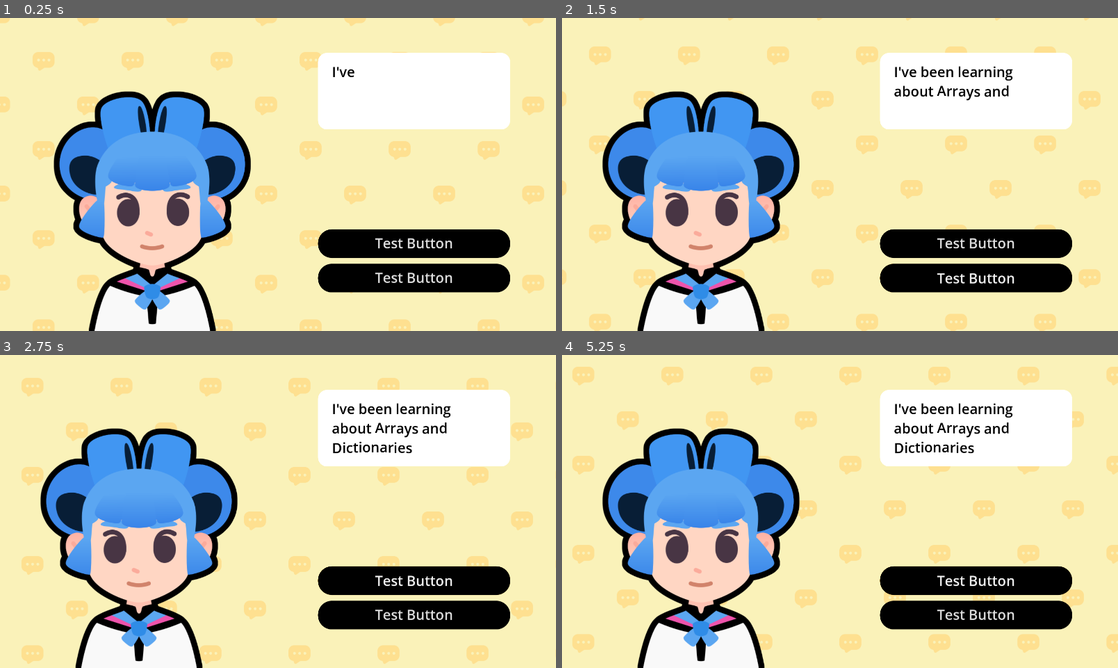
Above: before the commit, frames 1-4 (two rows, left to right).
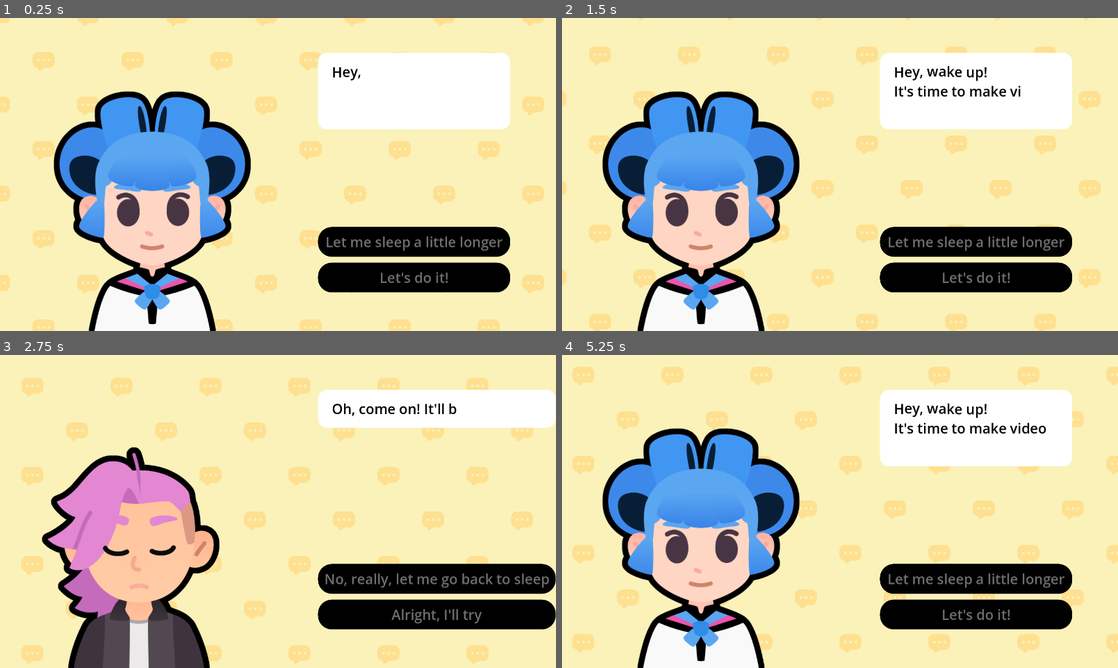
Above: after the commit, the same moments.

Repository: xern0/M8-Starting-a-Dialogue
Game: Godot game, scene res://lessons/dialogue.tscn
The game is run twice, just before and just after one commit, with the same random seed, the same clock (stepped at 60 frames per second) and the same inputs. The project has no main scene, so this scene is started directly. Sound files missing from this copy of the repository are replaced by a short silence.
Inputs (mouse positions are in pixels of both pictures, inside the frame that each line leads up to):
- Up to frame 1 (0.25 s): no input
- Up to frame 2 (1.5 s): click (973, 243) at 0.5 s, where only the run before the commit has a clickable "Test Button"; click (973, 277) at 1.25 s, where only the run before the commit has a clickable "Test Button"
- Up to frame 3 (2.75 s): click (411, 580) at 2 s, where only the run after the commit has a clickable "Let me sleep a little longer"
- Up to frame 4 (5.25 s): click (973, 580) at 2.75 s, where only the run before the commit has a clickable "Test Button"; click (1001, 580) at 3.5 s, where only the run after the commit has a clickable "No, really, let me go back to…"; click (973, 614) at 4.25 s, where only the run before the commit has a clickable "Test Button"; click (973, 580) at 5 s, where only the run before the commit has a clickable "Test Button"

The runs differ from the first frame. In frame 1, 1.6% of the frame differs, in the area x 57-92%, y 15-85%; in frame 2, 2.4%; in frame 3, 29%, in the area x 7-100%, y 11-100%; in frame 4, 2.7%.

Commit message:
Lesson 4 Completed

Diff:
--- a/M08.start_a_dialog_workbook/lessons/dialogue.gd
+++ b/M08.start_a_dialog_workbook/lessons/dialogue.gd
@@ -11,67 +11,64 @@
 	"pink": preload ("res://assets/pink.png")
 }
 
-## An array of dictionaries. Each dictionary has three properties:
+## An array of dictionaries. Each dictionary has four properties:
 ## - expression: a [code]Texture[/code] containing an expression
 ## - text: a [code]String[/code] containing the text the character says
-## - character: a [code]Texture[/code] representing the character
+## - character: a [code]Texture[/code] representing the character, that we extract from the [code]bodies[/code] dictionary
+## - choices: a [code]dictionary[/code] with [code]String[/code] keys and [code]int[/code] values
 var dialogue_items: Array[Dictionary] = [
 	{
 		"expression": expressions["regular"],
-		"text": "I've been learning about [wave]Arrays and Dictionaries[/wave]",
-		"character": bodies["sophia"]
+		"text": "[wave]Hey, wake up![/wave]\nIt's time to make video games.",
+		"character": bodies["sophia"],
+		"choices": {
+			"Let me sleep a little longer": 2,
+			"Let's do it!": 1,
+		},
 	},
 	{
-		"expression": expressions["regular"],
-		"text": "How has it been going?",
-		"character": bodies["pink"]
+		"expression": expressions["happy"],
+		"text": "Great! Your first task will be to write a [b]dialogue tree[/b].",
+		"character": bodies["sophia"],
+		"choices": {
+			"I will do my best": 3,
+			"No, let me go back to sleep": 2,
+		},
 	},
 	{
 		"expression": expressions["sad"],
-		"text": "... Well... it is a little bit [shake]complicated[/shake]!",
-		"character": bodies["sophia"]
-	},
-	{
-		"expression": expressions["sad"],
-		"text": "Oh!",
-		"character": bodies["pink"]
-	},
-	{
-		"expression": expressions["regular"],
-		"text": "I believe in you!",
-		"character": bodies["pink"]
+		"text": "Oh, come on! It'll be fun.",
+		"character": bodies["pink"],
+		"choices": {
+			"No, really, let me go back to sleep": 0,
+			"Alright, I'll try": 1,
+		},
 	},
 	{
 		"expression": expressions["happy"],
-		"text": "If you stick to it, you'll eventually make it!",
-		"character": bodies["pink"]
+		"text": "That's the spirit! [wave]You can do it![/wave]",
+		"character": bodies["pink"],
+		"choices": {"Okay! (Quit)": - 1},
 	},
-	{
-		"expression": expressions["happy"],
-		"text": "That's it! Let's [tornado freq=3.0][rainbow val=1.0]GOOOOOO!!![/rainbow][/tornado]",
-		"character": bodies["sophia"]
-	}
 ]
-
 
 ## UI element that shows the texts
 @onready var rich_text_label: RichTextLabel = %RichTextLabel
-## UI element that progresses to the next text
-@onready var next_button: Button = %NextButton
 ## Audio player that plays voice sounds while text is being written
 @onready var audio_stream_player: AudioStreamPlayer = %AudioStreamPlayer
 ## The character
 @onready var body: TextureRect = %Body
 ## The Expression
 @onready var expression: TextureRect = %Expression
+## The container for buttons
+@onready var action_buttons_v_box_container: VBoxContainer = %ActionButtonsVBoxContainer
 
 
 func _ready() -> void:
 	show_text(0)
 
-
-
-## Draws the current text to the rich text element
+## Draws the selected text
+## [param current_item_index] Displays the currently selected index from the dialogue array
 func show_text(current_item_index: int) -> void:
 	# We retrieve the current item from the array
 	var current_item := dialogue_items[current_item_index]
@@ -81,7 +78,7 @@
 	rich_text_label.text = current_item["text"]
 	expression.texture = current_item["expression"]
 	body.texture = current_item["character"]
-
+	create_buttons(current_item["choices"])
 	# We set the initial visible ratio to the text to 0, so we can change it in the tween
 	rich_text_label.visible_ratio = 0.0
 	# We create a tween that will draw the text
@@ -106,13 +103,36 @@
 	# We animate the character sliding in.
 	slide_in()
 
-	# Finally, we disable the next button until the text finishes displaying.
+	# We disable the buttons, and re-enable them after the text is shown
+	for button: Button in action_buttons_v_box_container.get_children():
+		button.disabled = true
+	tween.finished.connect(func() -> void:
+		for button: Button in action_buttons_v_box_container.get_children():
+			button.disabled = false
+	)
 
-
-
-## Progresses to the next slide.
-
-
+## Adds buttons to the buttons container
+## [param choices_data] A dictionary of [String] keys where each key represents
+##                      a sentence that the player can select, and each [int] value
+##                      represents a key for the next text item.
+func create_buttons(choices_data: Dictionary) -> void:
+	# We remove all previous buttons
+	for button in action_buttons_v_box_container.get_children():
+		button.queue_free()
+	# We loop over all the dictionary keys
+	for choice_text in choices_data:
+		var button := Button.new()
+		action_buttons_v_box_container.add_child(button)
+		button.text = choice_text
+		# We extract the target line index from the dictionary value
+		var target_line_idx: int = choices_data[choice_text]
+		if target_line_idx == - 1:
+			# If the target line index is -1, we want to quit
+			button.pressed.connect(get_tree().quit)
+		else:
+			# Otherwise we bind the target line index to the show_text function
+			# and use that in the pressed signal's connection
+			button.pressed.connect(show_text.bind(target_line_idx))
 
 ## Animates the character when they start talking
 func slide_in() -> void:
--- a/M08.start_a_dialog_workbook/lessons/dialogue.tscn
+++ b/M08.start_a_dialog_workbook/lessons/dialogue.tscn
@@ -88,11 +88,11 @@
 
 [node name="Button" type="Button" parent="VBoxContainer/ActionButtonsVBoxContainer"]
 layout_mode = 2
-text = "Test Button"
+text = "Yes"
 
 [node name="Button2" type="Button" parent="VBoxContainer/ActionButtonsVBoxContainer"]
 layout_mode = 2
-text = "Test Button"
+text = "No"
 
 [node name="AudioStreamPlayer" type="AudioStreamPlayer" parent="."]
 unique_name_in_owner = true
